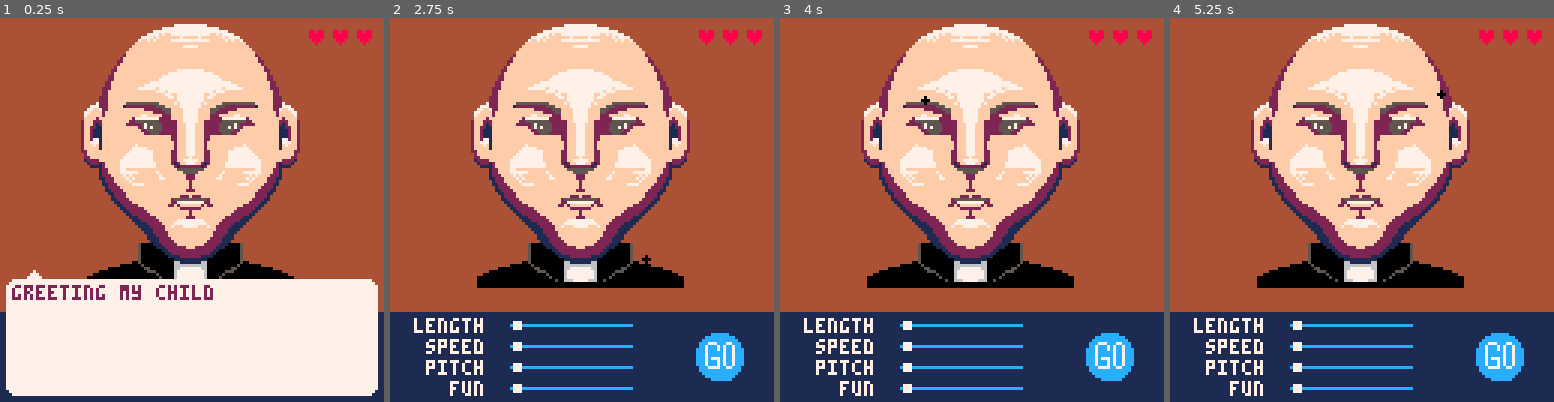
Above: before the commit, frames 1-4 (left to right).
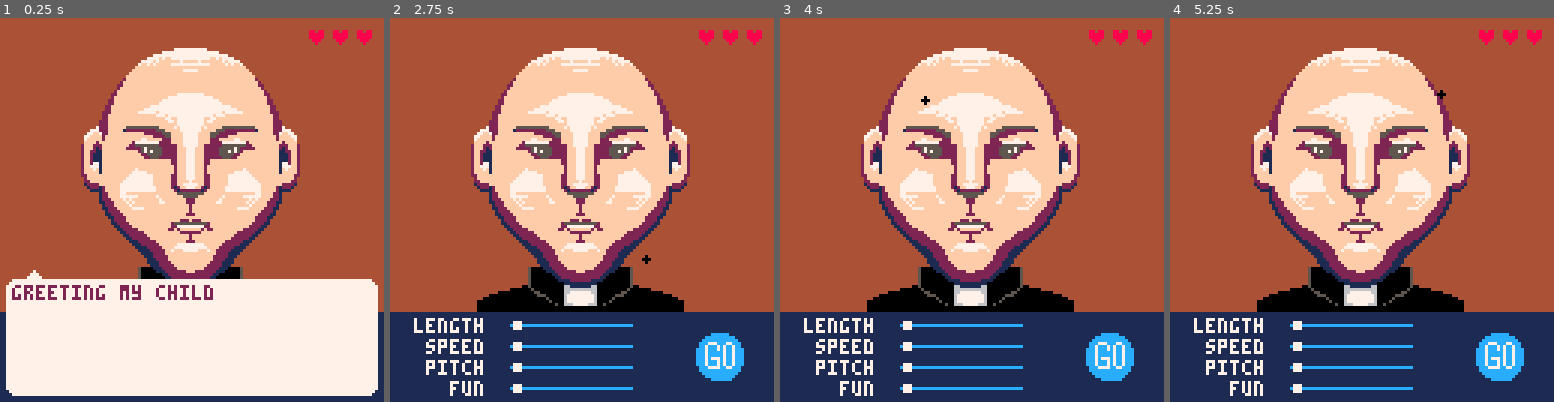
Above: after the commit, the same moments.

Repository: Alfie-Edwards/game-boys
Game: PICO-8 cartridge game.p8
Two runs of this game, one before a commit and one after it. Both use one fixed random seed, a clock stepped at 60 frames per second and the inputs below.
Inputs (mouse positions are in pixels of both pictures, inside the frame that each line leads up to):
- Up to frame 1 (0.25 s): no input
- Up to frame 2 (2.75 s): tap O (Z key) at 0.33, 0.7, 1.43, 2.22 s; click (459, 121) at 0.67 s; tap X (X key) at 1.07, 2.07, 2.4, 2.73 s; click (520, 267) at 1.22 s; click (585, 114) at 1.77 s; click (647, 259) at 2.32 s
- Up to frame 3 (4 s): click (1102, 106) at 2.87 s; tap X (X key) at 3.07, 3.4, 3.73 s; tap O (Z key) at 3.1, 3.98 s; click (864, 256) at 3.42 s; click (925, 102) at 3.97 s
- Up to frame 4 (5.25 s): tap X (X key) every 0.33 s from 4.07 to 5.07 s; click (1381, 248) at 4.52 s; tap O (Z key) at 4.87 s; click (1442, 94) at 5.07 s

The runs differ from the first frame. In frame 1, 19% of the frame differs, in the area x 21-79%, y 1-68%; in frame 2, 23%, in the area x 21-79%, y 1-77%; in frame 3, 23%; in frame 4, 23%.

Commit message:
fix for some text; move the face down to meet the ui

Diff:
--- a/face.lua
+++ b/face.lua
@@ -133,7 +133,7 @@
 
 	local head_left = 64 - tiles(4)
 	local head_right = (64 - 1) + tiles(4)
-	local head_top = 2
+	local head_top = 10
 	local head_bottom = head_top + tiles(10)
 
 	-- base
--- a/people.lua
+++ b/people.lua
@@ -110,8 +110,8 @@
 				less = "please. this is very important to me. not some joke"
 			},
 		},
-		acceptance_text = "that's amazing! I'll fit right in", "they'll never call me land lubber again",
-		rejection_text = "no, no... this won't do at all...", "well, i guess there's always catfish cabaret",
+		acceptance_text = {"that's amazing! I'll fit right in", "they'll never call me land lubber again"},
+		rejection_text = {"no, no... this won't do at all...", "well, i guess there's always catfish cabaret"},
 	},
 	{
 		name = "bobo the clown",
@@ -150,7 +150,7 @@
 				more = "it's a laugh. it's gotta be a little jovial!",
 			},
 		},
-		acceptance_text = "finally! now i can do what i've always wanted", "be an undertaker, like my father",
+		acceptance_text = {"finally! now i can do what i've always wanted", "be an undertaker, like my father"},
 		rejection_text = "well, i guess everyone will keep laughing at ol' bobo...",
 	},
 	-- {
